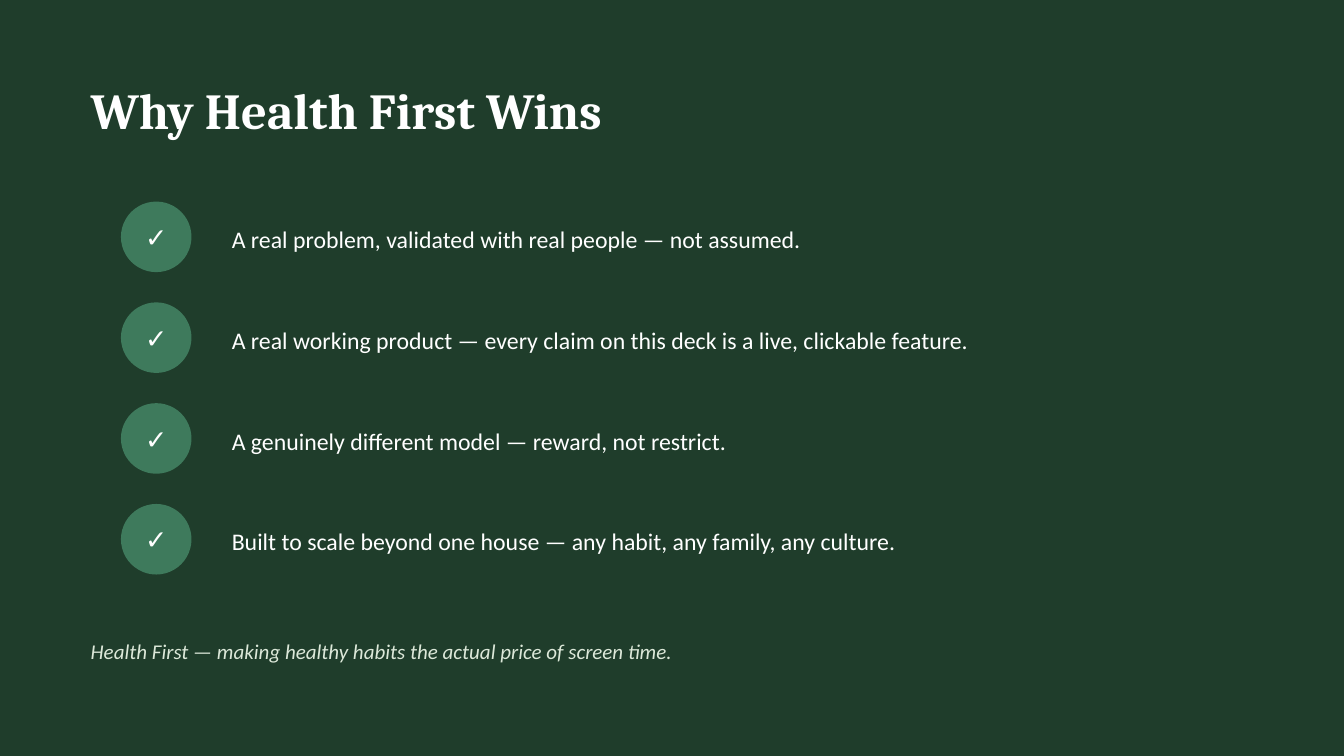
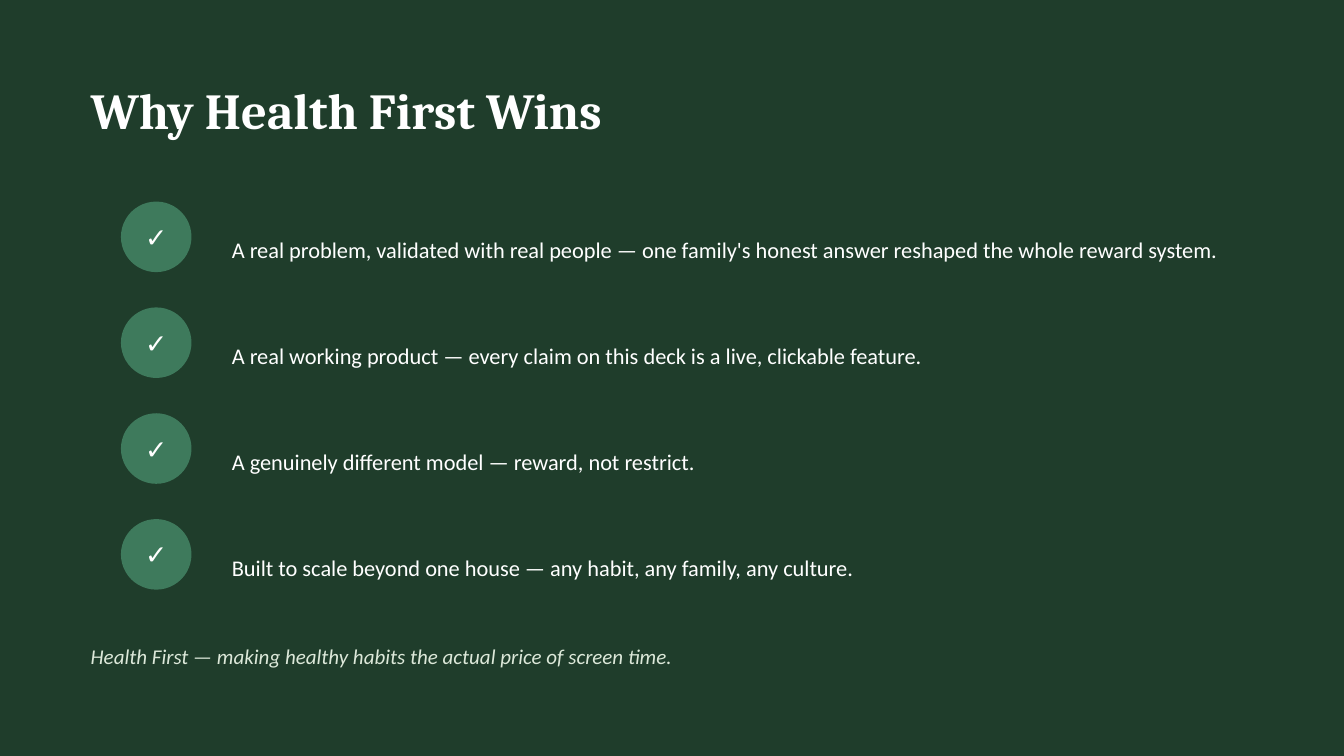
Before and after one commit to sahil19891989/health-first, a slide deck: slide 8 of Health_First_Week6_Pitch.pptx (slide 10 before the commit). Drawn at 1344x756 pixels with LibreOffice and Linux fonts; fonts in the diff are those of the drawing. Boxes give left, top, right and bottom in pixels: in the first picture for what was removed or moved away, otherwise in the second. Text is boxed around its words. In the diff, an @@ line names an element or a change of style, - is before the commit and + after.

```diff
--- a/Health_First_Week6_Pitch.pptx
+++ b/Health_First_Week6_Pitch.pptx
@@ text at [232,242,1217,262]: text changed; size 17 to 16 pt @@
-A real problem, validated with real people — not assumed.
+A real problem, validated with real people — one family's honest answer reshaped the whole reward system.
@@ ellipse "✓": place and size @@
-ellipse "✓" at [121,302,192,373]
+ellipse "✓" at [121,308,192,378]
@@ ellipse "✓": place and size @@
-ellipse "✓" at [121,403,192,474]
+ellipse "✓" at [121,413,192,484]
@@ text "A genuinely different model — ...": place and size @@
-text "A genuinely different model — ..." at [232,433,726,454]
+text "A genuinely different model — ..." at [232,454,695,474]
@@ ellipse "✓": place and size @@
-ellipse "✓" at [121,504,192,575]
+ellipse "✓" at [121,519,192,590]
@@ size 17 to 16 pt; line spacing 1.15 to 1.2 in 3 elements at [232,348,921,368], [232,454,695,474], [232,560,853,580] @@
@@ text "Built to scale beyond one ...": place and size @@
-text "Built to scale beyond one ..." at [232,533,895,554]
+text "Built to scale beyond one ..." at [232,560,853,580]
@@ text "Health First — making healthy ...": place and size @@
-text "Health First — making healthy ..." at [91,644,672,663]
+text "Health First — making healthy ..." at [91,649,672,668]
```
Also in this commit, not shown: 2 other slides changed, 2 slides removed, 1 other file.
